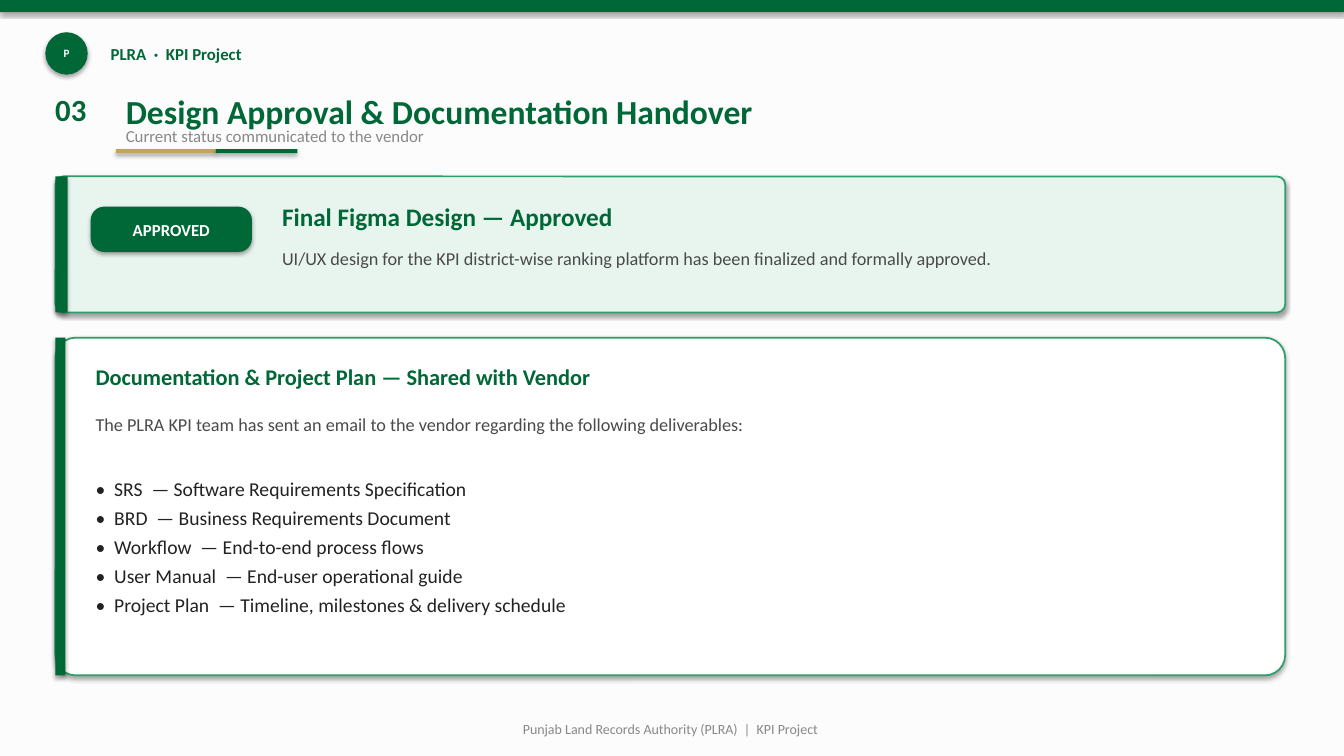
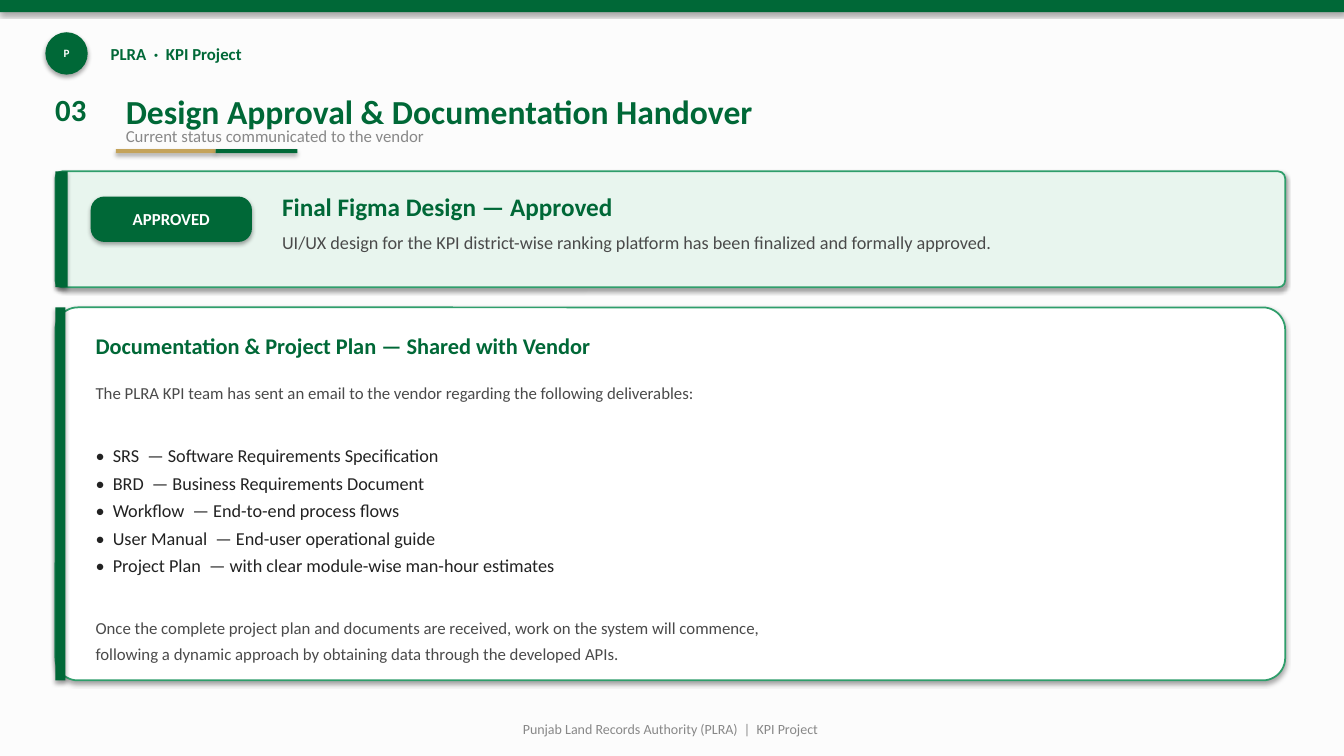
Before and after one commit to GulraizAhmed/GulraizAhmed, a slide deck: slide 3 of PLRA_KPI_Project_Presentation.pptx. Drawn at 1344x756 pixels with LibreOffice and Linux fonts; fonts in the diff are those of the drawing. Boxes give left, top, right and bottom in pixels: in the first picture for what was removed or moved away, otherwise in the second. Text is boxed around its words. In the diff, an @@ line names an element or a change of style, - is before the commit and + after.

```diff
--- a/PLRA_KPI_Project_Presentation.pptx
+++ b/PLRA_KPI_Project_Presentation.pptx
@@ rounded rectangle: place and size @@
-rounded rectangle at (55,176,1286,313)
+rounded rectangle at (55,171,1286,287)
@@ rectangle: place and size @@
-rectangle at (55,176,68,313)
+rectangle at (55,171,68,287)
@@ rounded rectangle "APPROVED": place and size @@
-rounded rectangle "APPROVED" at (91,207,252,252)
+rounded rectangle "APPROVED" at (91,197,252,242)
@@ text "Final Figma Design — Approved": place and size @@
-text "Final Figma Design — Approved" at (282,208,612,231)
+text "Final Figma Design — Approved" at (282,198,612,221)
@@ text "UI/UX design for the KPI ...": place and size @@
-text "UI/UX design for the KPI ..." at (282,252,992,268)
+text "UI/UX design for the KPI ..." at (282,236,992,252)
@@ rounded rectangle: place and size @@
-rounded rectangle at (55,338,1286,676)
+rounded rectangle at (55,308,1286,681)
@@ rectangle: place and size @@
-rectangle at (55,338,66,676)
+rectangle at (55,308,66,681)
@@ text "Documentation & Project Plan — ...": place and size @@
-text "Documentation & Project Plan — ..." at (96,369,590,389)
+text "Documentation & Project Plan — ..." at (96,338,590,358)
@@ text "The PLRA KPI team has ...": place and size @@
-text "The PLRA KPI team has ..." at (96,418,743,616)
+text "The PLRA KPI team has ..." at (96,387,758,663)
@@ text at (96,387,693,548): size 13 to 12 pt in "The PLRA KPI team has sent an ..."; size 14 to 13 pt in "• SRS — Software Requirements Specification", "• BRD — Business Requirements Document", "• Workflow — End-to-end process flows", "• User Manual — End-user operational guide" @@
@@ text at (96,559,758,663): text changed; size 14 to 12 pt; text colour #222222 to #4A4A4A @@
-• Project Plan — Timeline, milestones & delivery schedule
+• Project Plan — with clear module-wise man-hour estimates
+Once the complete project plan and documents are received, work on the system will commence,
+following a dynamic approach by obtaining data through the developed APIs.
```
Also in this commit, not shown: 1 other file.
